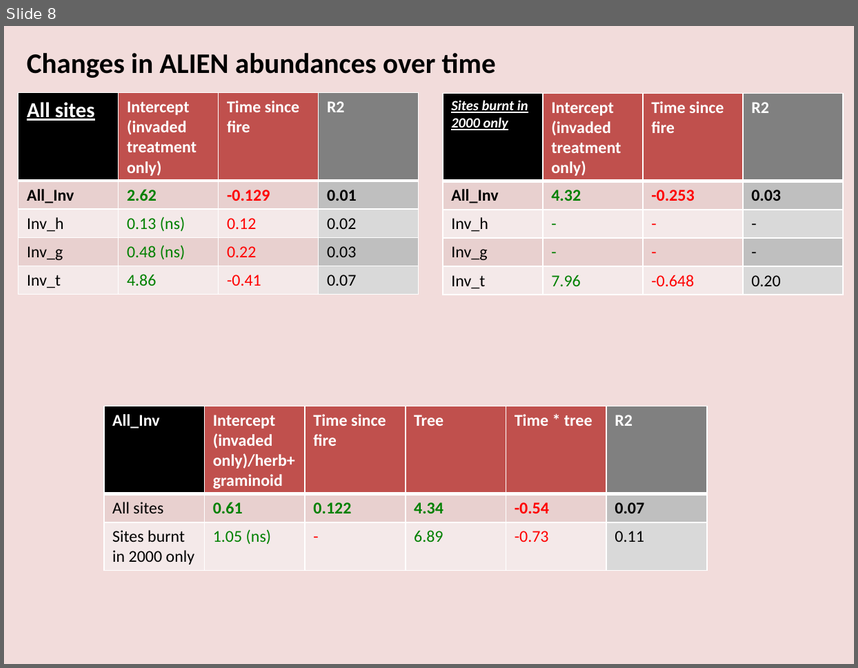
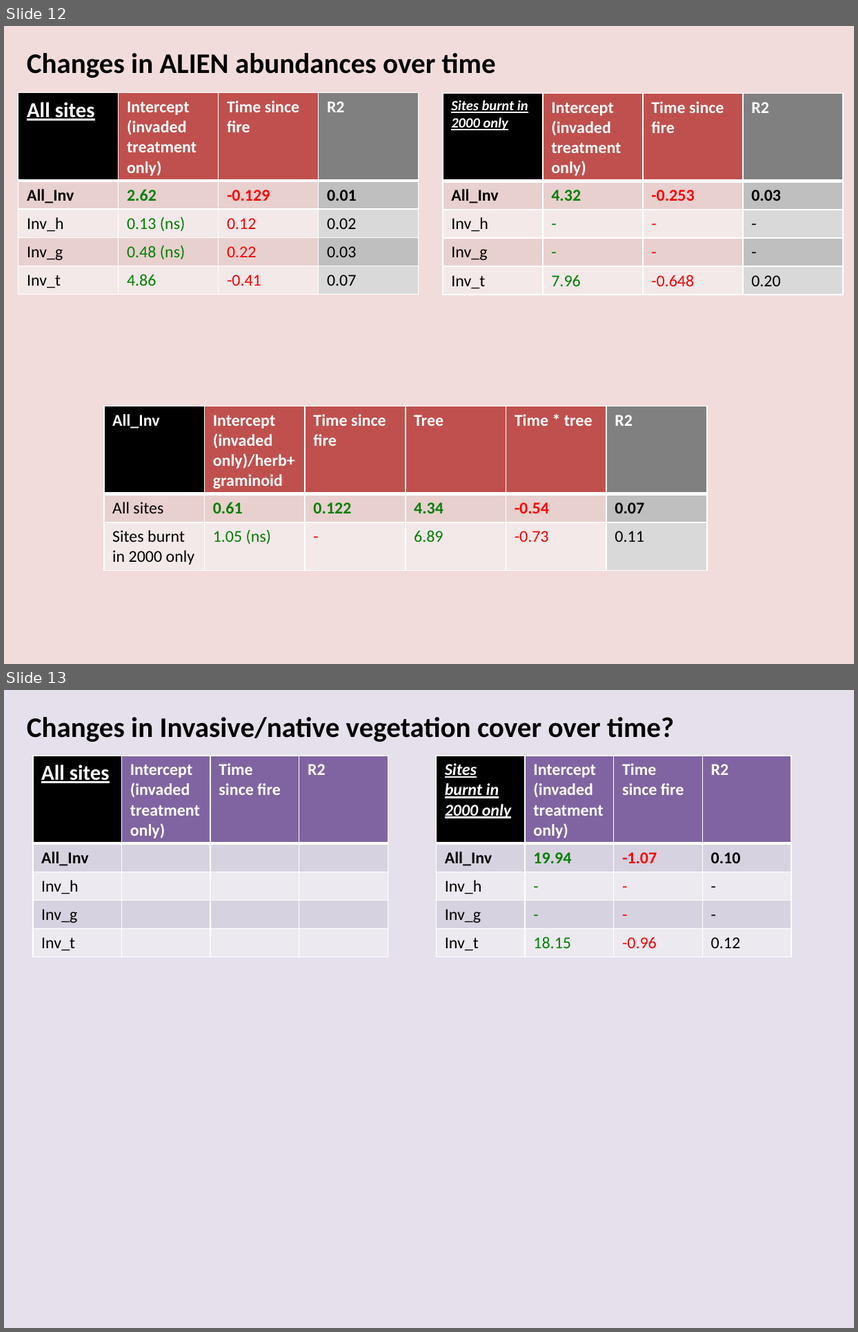
Before and after one commit to jslingsby/WorkingForWaterPlots, a slide deck: Results/Overview_results_22Fev17.pptx. Shown one above the other, each under a label of ours: slide 8 before the commit, slides 12 and 13 after it. The pictures are 858x668 and 858x1332 pixels, drawn with LibreOffice and Linux fonts; fonts in the diff are those of the drawing. Boxes give left, top, right and bottom in pixels: in the first picture for what was removed or moved away, otherwise in the second. Text is boxed around its words. In the diff, an @@ line names an element or a change of style, - is before the commit and + after.

```diff
--- a/Results/Overview_results_22Fev17.pptx
+++ b/Results/Overview_results_22Fev17.pptx
@@ slide 13 added at (4, 690, 854, 1328), background #E6E0EC @@
@@ text added at (27, 717, 674, 742), 24 pt, text #000000, bold @@
+Changes in Invasive/native vegetation cover over time?
@@ table added at (33, 756, 386, 957), 5 rows, 4 columns @@
+All sites | Intercept (invaded treatment only) | Time since fire | R2
+All_Inv |  |  | 
+Inv_h |  |  | 
+Inv_g |  |  | 
+Inv_t |  |  | 
@@ table added at (437, 756, 791, 957), 5 rows, 4 columns @@
+Sites burnt in 2000 only | Intercept (invaded treatment only) | Time since fire | R2
+All_Inv | 19.94 | -1.07 | 0.10
+Inv_h | - | - | -
+Inv_g | - | - | -
+Inv_t | 18.15 | -0.96 | 0.12
@@ what was slide 8 is now slide 12 @@
```
Also in this commit, not shown: 1 slide changed, 4 other slides added, 1 other file.
